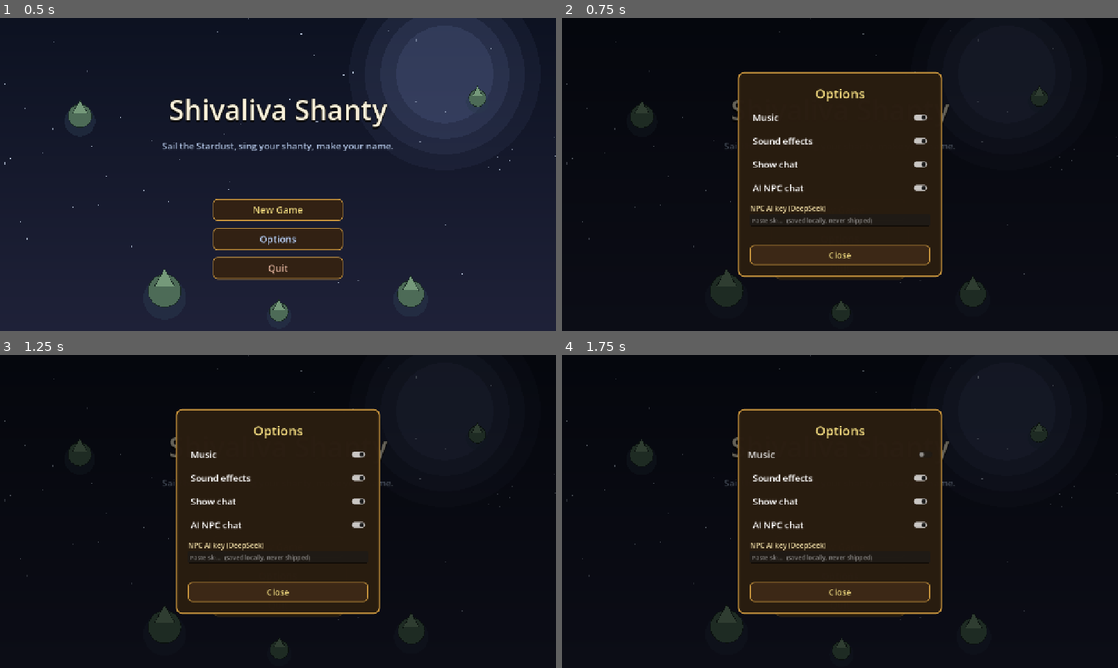
Above: before the commit, frames 1-4 (two rows, left to right).
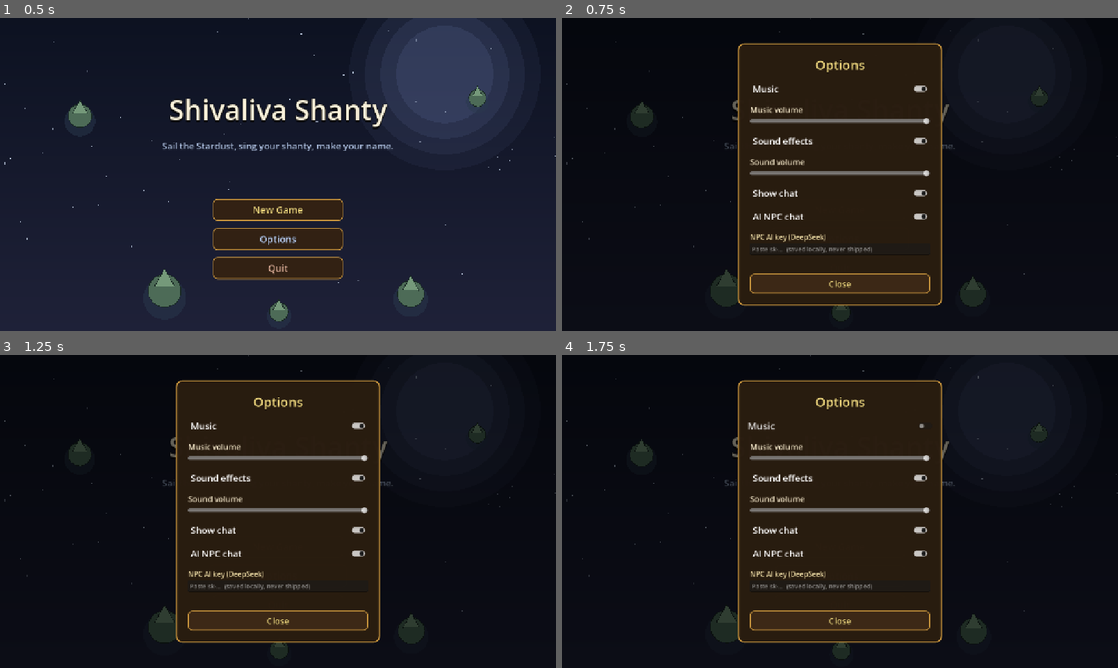
Above: after the commit, the same moments.

Repository: TairoyZone/shivaliva-shanty
Game: Godot game, scene res://main.tscn
The game is run twice, just before and just after one commit, with the same random seed, the same clock (stepped at 60 frames per second) and the same inputs.
Inputs:
- Up to frame 1 (0.5 s): no input
- Up to frame 2 (0.75 s): click "Options" at 0.5 s
- Up to frame 3 (1.25 s): no input
- Up to frame 4 (1.75 s): click "Music" at 1.25 s

Frame 1 is identical in both runs. In frame 2, 11% of the frame differs, in the area x 31-69%, y 7-93%; in frame 3, 11%; in frame 4, 11%.

Commit message:
feat(audio): music + SFX volume sliders, quieter title music, delete the broken whoosh2 modal sfx
Troy: the modal-open whoosh2 sounded broken (it fired on every parlor buy-in + the voyage application table -- all Modals). REMOVED it entirely: the play_sfx call in modal.gd, the bank entry in audio.gd, the .ogg/.import files, and the CREDITS line. Modals now open silently (the visual pop-in covers it; the close whoosh stays). Added music_volume / sfx_volume (0..1, persisted) on the Audio autoload + two HSliders in the Options panel (live, no music restart). Title-menu music toned down to -16 dB (was -9, 'loud as shit').

Co-Authored-By: Claude Opus 4.8 (1M context) <noreply@anthropic.com>

Diff:
--- a/autoloads/audio.gd
+++ b/autoloads/audio.gd
@@ -32,7 +32,6 @@
 	"ko": preload("res://audio/sfx/ko.wav"),
 	"pain": preload("res://audio/sfx/pain.wav"),
 	"laser": preload("res://audio/sfx/laser.wav"),
-	"whoosh2": preload("res://audio/sfx/whoosh2.ogg"),
 	"explosion": preload("res://audio/sfx/explosion.ogg"),
 }
 
@@ -51,6 +50,9 @@
 const SETTINGS_PATH : String = "user://settings.cfg"
 var music_enabled : bool = true
 var sfx_enabled : bool = true
+## 0..1 volume multipliers layered on top of the per-sound base levels — driven by the Options sliders, persisted.
+var music_volume : float = 1.0
+var sfx_volume : float = 1.0
 
 
 func _ready() -> void:
@@ -79,14 +81,14 @@
 # Fire a one-shot SFX by name (no-op if unknown). A little random pitch per play kills repetition fatigue.
 func play_sfx(snd: String, volume_db: float = 0.0, pitch_jitter: float = 0.07) -> void:
 
-	if not sfx_enabled:
+	if not sfx_enabled or sfx_volume <= 0.0:
 		return
 	if _sfx_player == null or not _sfx.has(snd):
 		return
 	var pb : AudioStreamPlaybackPolyphonic = _sfx_player.get_stream_playback() as AudioStreamPlaybackPolyphonic
 	if pb == null:
 		return
-	pb.play_stream(_sfx[snd], 0.0, volume_db, 1.0 + randf_range(-pitch_jitter, pitch_jitter))
+	pb.play_stream(_sfx[snd], 0.0, volume_db + linear_to_db(sfx_volume), 1.0 + randf_range(-pitch_jitter, pitch_jitter))
 
 
 func play_music(stream: AudioStream, volume_db: float = -8.0) -> void:
@@ -94,7 +96,7 @@
 	if _music_player == null or stream == null:
 		return
 	_music_player.stream = stream
-	_music_player.volume_db = volume_db
+	_music_player.volume_db = volume_db + linear_to_db(maxf(music_volume, 0.0001))
 	_music_player.play()
 
 
@@ -165,6 +167,22 @@
 	_save_settings()
 
 
+## Live music-volume change (0..1) — re-applies to the playing track WITHOUT restarting it, then persists.
+func set_music_volume(v: float) -> void:
+
+	music_volume = clampf(v, 0.0, 1.0)
+	if _music_player != null:
+		_music_player.volume_db = _current_music_vol + linear_to_db(maxf(music_volume, 0.0001))
+	_save_settings()
+
+
+## Live sfx-volume change (0..1) — applied per play_sfx, then persisted.
+func set_sfx_volume(v: float) -> void:
+
+	sfx_volume = clampf(v, 0.0, 1.0)
+	_save_settings()
+
+
 func _load_settings() -> void:
 
 	var cfg : ConfigFile = ConfigFile.new()
@@ -172,6 +190,8 @@
 		return   # no settings file yet — keep the defaults (both on)
 	music_enabled = bool(cfg.get_value("audio", "music_enabled", true))
 	sfx_enabled = bool(cfg.get_value("audio", "sfx_enabled", true))
+	music_volume = clampf(float(cfg.get_value("audio", "music_volume", 1.0)), 0.0, 1.0)
+	sfx_volume = clampf(float(cfg.get_value("audio", "sfx_volume", 1.0)), 0.0, 1.0)
 
 
 func _save_settings() -> void:
@@ -180,4 +200,6 @@
 	cfg.load(SETTINGS_PATH)   # keep sections other autoloads own (e.g. ChatBox's [chat]) — merge, don't clobber
 	cfg.set_value("audio", "music_enabled", music_enabled)
 	cfg.set_value("audio", "sfx_enabled", sfx_enabled)
+	cfg.set_value("audio", "music_volume", music_volume)
+	cfg.set_value("audio", "sfx_volume", sfx_volume)
 	cfg.save(SETTINGS_PATH)
--- a/components/modal/modal.gd
+++ b/components/modal/modal.gd
@@ -113,8 +113,7 @@
 	if _modal_esc_to_close():
 		add_child(EscToClose.new(_close))
 	_build_content()
-	Audio.play_sfx("whoosh2", -4.0)   # every modal pops IN with a sound — one wire covers them all
-	ModalFx.appear(_panel, _dim)
+	ModalFx.appear(_panel, _dim)   # fade + pop in (animate-everything); modals open silently (no whoosh)
 
 
 func _on_dim_input(event: InputEvent) -> void:
--- a/interface/options_panel.gd
+++ b/interface/options_panel.gd
@@ -48,9 +48,9 @@
 	panel.grow_horizontal = Control.GROW_DIRECTION_BOTH
 	panel.grow_vertical = Control.GROW_DIRECTION_BOTH
 	panel.offset_left = -235.0
-	panel.offset_top = -205.0
+	panel.offset_top = -250.0
 	panel.offset_right = 235.0
-	panel.offset_bottom = 205.0
+	panel.offset_bottom = 250.0
 	add_child(panel)
 	_panel = panel
 
@@ -68,7 +68,9 @@
 	vbox.add_child(title)
 
 	vbox.add_child(_make_toggle("Music", Audio.music_enabled, Audio.set_music_enabled))
+	vbox.add_child(_make_slider("Music volume", Audio.music_volume, Audio.set_music_volume))
 	vbox.add_child(_make_toggle("Sound effects", Audio.sfx_enabled, Audio.set_sfx_enabled))
+	vbox.add_child(_make_slider("Sound volume", Audio.sfx_volume, Audio.set_sfx_volume))
 	vbox.add_child(_make_toggle("Show chat", ChatBox.chat_visible, ChatBox.set_chat_visible))
 	vbox.add_child(_make_toggle("AI NPC chat", NpcBrain.ai_enabled, NpcBrain.set_ai_enabled))
 	vbox.add_child(_make_key_field())
@@ -120,6 +122,28 @@
 	return cb
 
 
+# A labelled 0..1 volume slider, wired live to an Audio setter (music / sfx).
+func _make_slider(text: String, value: float, setter: Callable) -> VBoxContainer:
+
+	var box : VBoxContainer = VBoxContainer.new()
+	box.add_theme_constant_override("separation", 2)
+	var lbl : Label = Label.new()
+	lbl.text = text
+	lbl.add_theme_font_size_override("font_size", 18)
+	lbl.add_theme_color_override("font_color", Color(0.95, 0.9, 0.78, 1.0))
+	box.add_child(lbl)
+	var sl : HSlider = HSlider.new()
+	sl.min_value = 0.0
+	sl.max_value = 1.0
+	sl.step = 0.05
+	sl.value = value
+	sl.custom_minimum_size = Vector2(0.0, 22.0)
+	sl.focus_mode = Control.FOCUS_NONE
+	sl.value_changed.connect(func(v: float) -> void: setter.call(v))
+	box.add_child(sl)
+	return box
+
+
 # Paste-your-key field (DeepSeek) — the course-simple path: saved to user://settings.cfg (per-machine, never
 # shipped), works on the very next reply, no proxy / env var / restart. Leave blank for the public build.
 func _make_key_field() -> Control:
--- a/main.gd
+++ b/main.gd
@@ -24,7 +24,7 @@
 	# The HUD is a gameplay element — keep it off the title.
 	if HUD:
 		HUD.visible = false
-	Audio.play_music_track("title")   # the chiptune title theme (Juhani Junkala, CC0)
+	Audio.play_music_track("title", -16.0)   # the chiptune title theme (Juhani Junkala, CC0) — toned down (Troy: too loud)
 	# Living procedural sky behind the menu (drifting isles + stardust). Sits over the flat
 	# fallback bg, beneath the title/buttons.
 	var backdrop : MenuBackdrop = MenuBackdrop.new()
Not shown, removed: audio/sfx/whoosh2.ogg.import
Not shown, changed: audio/CREDITS.md
Not shown, removed: audio/sfx/whoosh2.ogg
